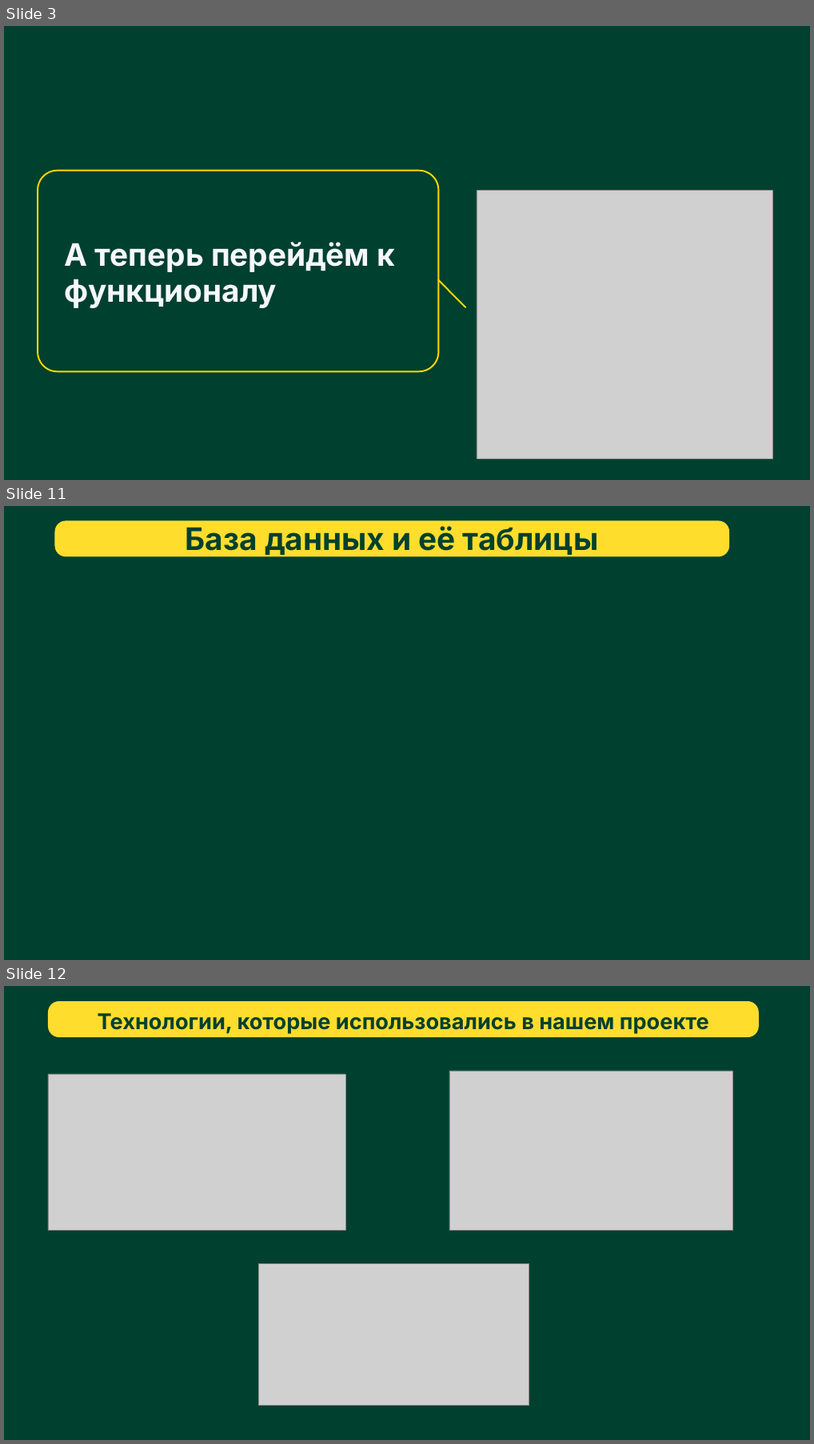
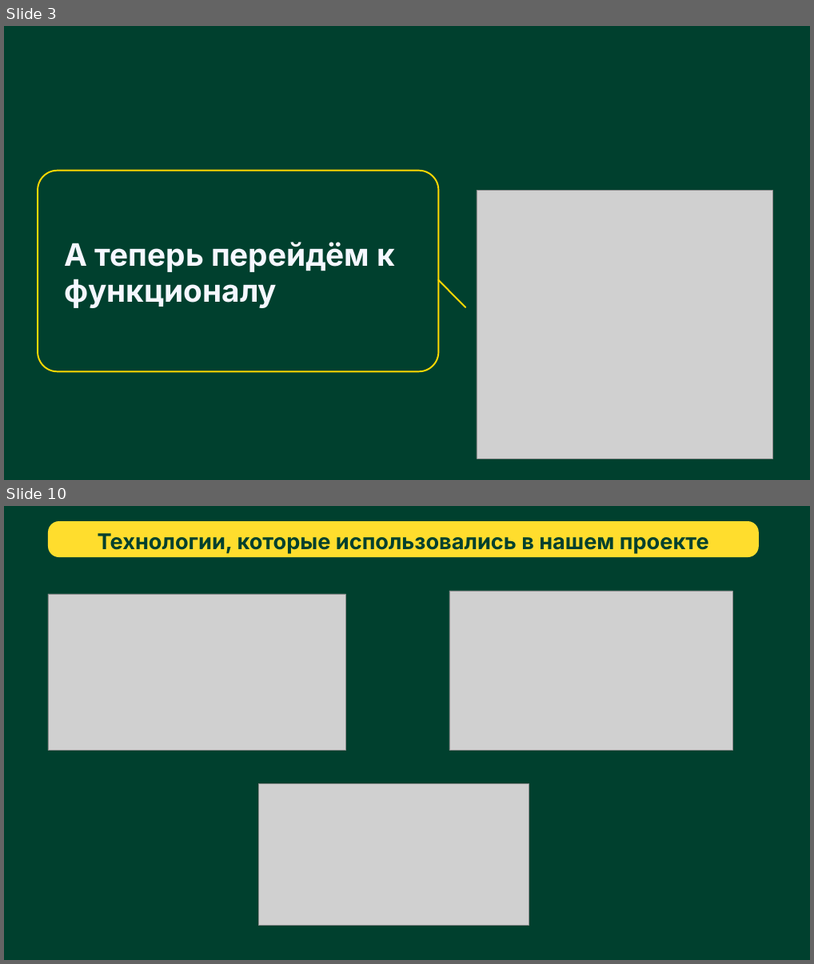
Before and after one commit to Anechka456/PyGame_project, a slide deck: data/Presentation_and_note/Better_together.pptx. Shown one above the other, each under a label of ours: slides 3, 11 and 12 before the commit, slides 3 and 10 after it; the slides between them are not shown. The pictures are 814x1444 and 814x964 pixels, drawn with LibreOffice and Linux fonts; fonts in the diff are those of the drawing; grey boxes stand for pictures; background and template pictures are left out. Boxes give left, top, right and bottom in pixels: in the first picture for what was removed or moved away, otherwise in the second. Text is boxed around its words. In the diff, an @@ line names an element or a change of style, - is before the commit and + after.

```diff
--- a/data/Presentation_and_note/Better_together.pptx
+++ b/data/Presentation_and_note/Better_together.pptx
@@ slide 11 removed at bbox=[4, 506, 810, 960], background #00402E @@
@@ rounded rectangle removed at bbox=[54, 521, 730, 557] @@
-База данных и её таблицы
@@ what was slide 12 is now slide 10 @@
```
Also in this commit, not shown: 7 slides changed, 1 other slide removed, 6 other files.
